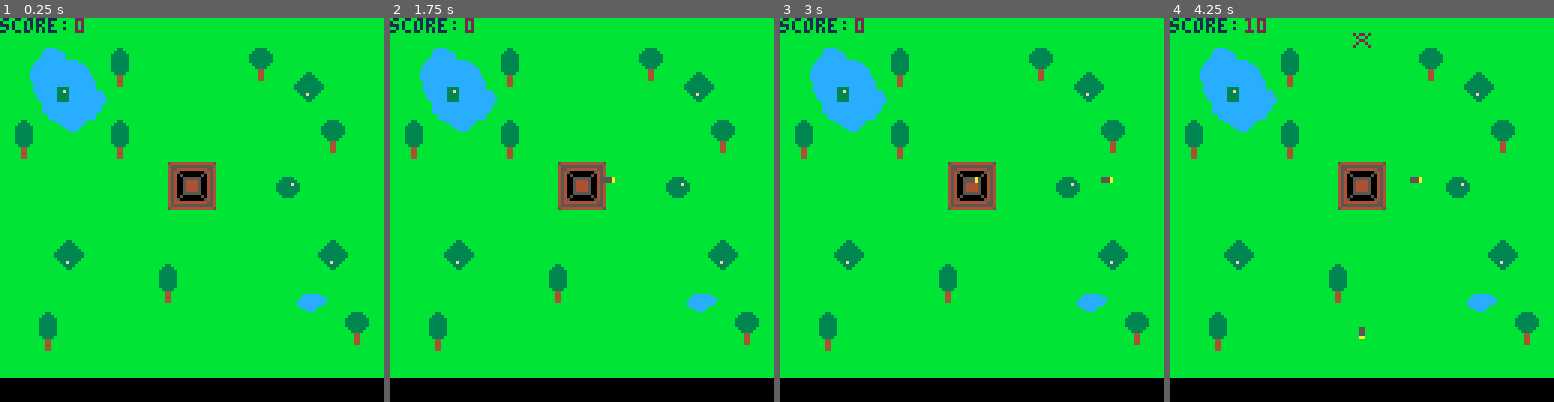
Above: before the commit, frames 1-4 (left to right).
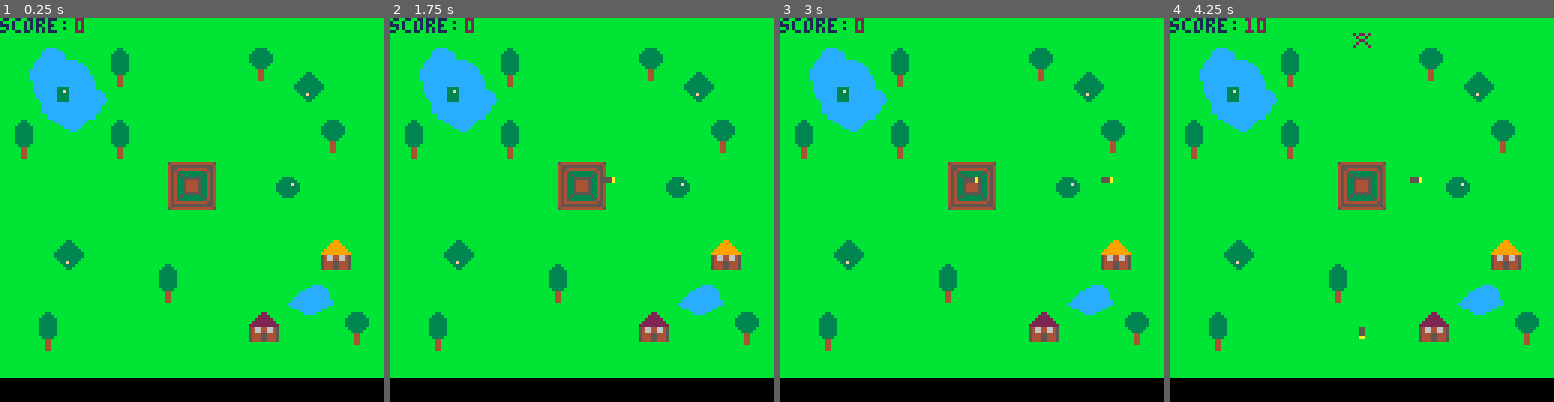
Above: after the commit, the same moments.

Repository: dollproxy/C3P0SGames
Game: PICO-8 cartridge spaceship.p8
The game is run twice, just before and just after one commit, with the same random seed, the same clock (stepped at 60 frames per second) and the same inputs.
Inputs:
- Up to frame 1 (0.25 s): no input
- Up to frame 2 (1.75 s): hold Right from 1.6 s (still down)
- Up to frame 3 (3 s): release Right at 2.1 s; hold Up 2.15-2.42 s; hold Right from 2.47 s (still down)
- Up to frame 4 (4.25 s): release Right at 3.03 s; hold Left 3.08-3.58 s; hold Down 3.63-3.97 s; hold Right from 4.02 s (still down)

The runs differ from the first frame. In frame 1, 1.7% of the frame differs, in the area x 46-92%, y 39-85%; in frame 2, 1.7%; in frame 3, 1.7%; in frame 4, 1.7%.

Commit message:
Updated Sprites

Diff:
--- a/spaceship.p8
+++ b/spaceship.p8
@@ -258,12 +258,12 @@
 595a8a29595a2929292929292957582900000000000000000000000000000000000000000000000000000000000000000000000000000000000000000000000000000000000000000000000000000000000000000000000000000000000000000000000000000000000000000000000000000000000000000000000000000000
 2929294429442941422929454629292900000000000000000000000000000000000000000000000000000000000000000000000000000000000000000000000000000000000000000000000000000000000000000000000000000000000000000000000000000000000000000000000000000000000000000000000000000000
 2929535453542951522929555629292900000000000000000000000000000000000000000000000000000000000000000000000000000000000000000000000000000000000000000000000000000000000000000000000000000000000000000000000000000000000000000000000000000000000000000000000000000000
-2929292929292929292929292929292900000000000000000000000000000000000000000000000000000000000000000000000000000000000000000000000000000000000000000000000000000000000000000000000000000000000000000000000000000000000000000000000000000000000000000000000000000000
-29444b4c2944294429442944294b4c4400000000000000000000000000000000000000000000000000000000000000000000000000000000000000000000000000000000000000000000000000000000000000000000000000000000000000000000000000000000000000000000000000000000000000000000000000000000
-53545b5c5354494a53542929535b5c5400000000000000000000000000000000000000000000000000000000000000000000000000000000000000000000000000000000000000000000000000000000000000000000000000000000000000000000000000000000000000000000000000000000000000000000000000000000
-434443292944595a434429442728434400000000000000000000000000000000000000000000000000000000000000000000000000000000000000000000000000000000000000000000000000000000000000000000000000000000000000000000000000000000000000000000000000000000000000000000000000000000
-53494a292954535453546d543738474800000000000000000000000000000000000000000000000000000000000000000000000000000000000000000000000000000000000000000000000000000000000000000000000000000000000000000000000000000000000000000000000000000000000000000000000000000000
-43595a44434443444344436d43445758eaddf2180d52e62d0000000000000000000000000000000000000000000000000000000000000000000000000000000000000000000000000000000000000000000000000000000000000000000000000000000000000000000000000000000000000000000000000000000000000000
+2929292929292929434429292929292900000000000000000000000000000000000000000000000000000000000000000000000000000000000000000000000000000000000000000000000000000000000000000000000000000000000000000000000000000000000000000000000000000000000000000000000000000000
+29444b4c2944294453542944296d6e4400000000000000000000000000000000000000000000000000000000000000000000000000000000000000000000000000000000000000000000000000000000000000000000000000000000000000000000000000000000000000000000000000000000000000000000000000000000
+53545b5c5354494a43444344537d7e5400000000000000000000000000000000000000000000000000000000000000000000000000000000000000000000000000000000000000000000000000000000000000000000000000000000000000000000000000000000000000000000000000000000000000000000000000000000
+434443292944595a535453542728434400000000000000000000000000000000000000000000000000000000000000000000000000000000000000000000000000000000000000000000000000000000000000000000000000000000000000000000000000000000000000000000000000000000000000000000000000000000
+53494a292954535453544d4e3738474800000000000000000000000000000000000000000000000000000000000000000000000000000000000000000000000000000000000000000000000000000000000000000000000000000000000000000000000000000000000000000000000000000000000000000000000000000000
+43595a444344434443445d5e43445758eaddf2180d52e62d0000000000000000000000000000000000000000000000000000000000000000000000000000000000000000000000000000000000000000000000000000000000000000000000000000000000000000000000000000000000000000000000000000000000000000
 5354535453545354535453545354535400000000000000000000000000000000000000000000000000000000000000000000000000000000000000000000000000000000000000000000000000000000000000000000000000000000000000000000000000000000000000000000000000000000000000000000000000000000
 0000000000000000000000000000000000000000000000000000000000000000000000000000000000000000000000000000000000000000000000000000000000000000000000000000000000000000000000000000000000000000000000000000000000000000000000000000000000000000000000000000000000000000
 8787c0c1c2c3c0c1c2c387878787878700000000000000000000000000000000000000000000000000000000000000000000000000000000000000000000000000000000000000000000000000000000000000000000000000000000000000000000000000000000000000000000000000000000000000000000000000000000
Not shown, changed: 37 lines of the sprite sheet (__gfx__) section of spaceship.p8
Not shown, changed: spaceship.png
